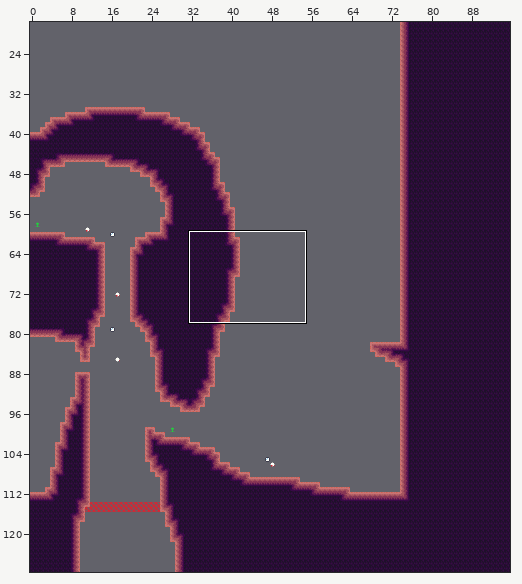
An edit to a level. Tiled map (JSON), assets/world/room/dirt4.json. Above: a wide view before the commit, with the close-up outlined.
Close-up. Earlier state:
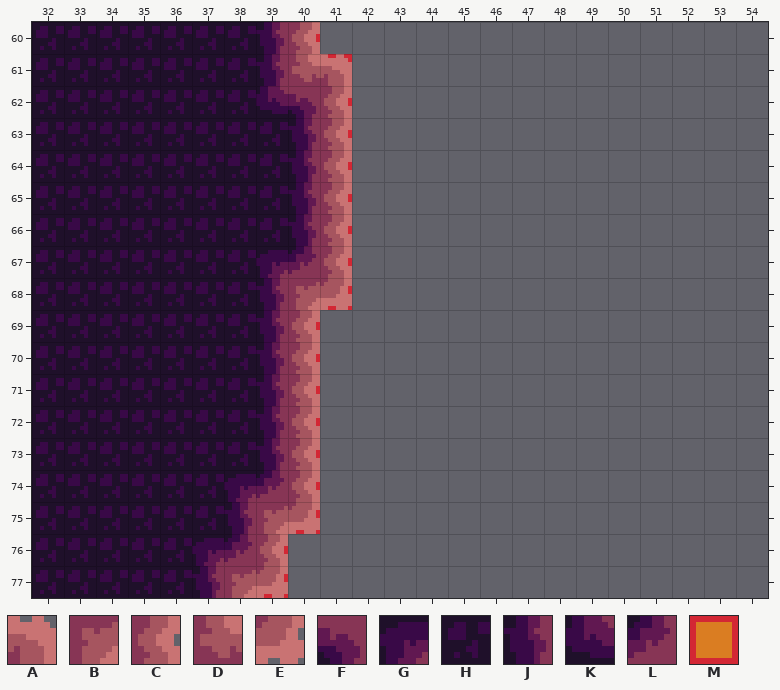
Cells are 8x8 px. Shown: x 32..54, y 60..77. The commit also changed other parts of the map, which this record leaves out.
Key: from "dirt": A 2, B 3, C 15, D 16, E 28, F 51, G 60, H 63, J 64, K 73, L 77; from "tools": M 1 "ground".
_ is an empty cell, # one hidden under a higher layer.
Layers that did not change in this view are not listed.
Layer "draft" before, first column x 32:
60 ########M______________
61 #########M_____________
62 #########M_____________
63 #########M_____________
64 #########M_____________
65 #########M_____________
66 #########M_____________
67 #########M_____________
68 #########M_____________
69 ########M______________
70 ########M______________
71 ########M______________
72 ########M______________
73 ########M______________
74 ########M______________
75 ########M______________
76 #######M_______________
77 #######M_______________
Layer "map" before, first column x 32:
60 HHHHHHHJC______________
61 HHHHHHHJDA_____________
62 HHHHHHHKFC_____________
63 HHHHHHHHJC_____________
64 HHHHHHHHJC_____________
65 HHHHHHHHJC_____________
66 HHHHHHHHJC_____________
67 HHHHHHHGLC_____________
68 HHHHHHHJBE_____________
69 HHHHHHHJC______________
70 HHHHHHHJC______________
71 HHHHHHHJC______________
72 HHHHHHHJC______________
73 HHHHHHHJC______________
74 HHHHHHGLC______________
75 HHHHHHJBE______________
76 HHHHHGLC_______________
77 HHHHHJBE_______________
Once edited:
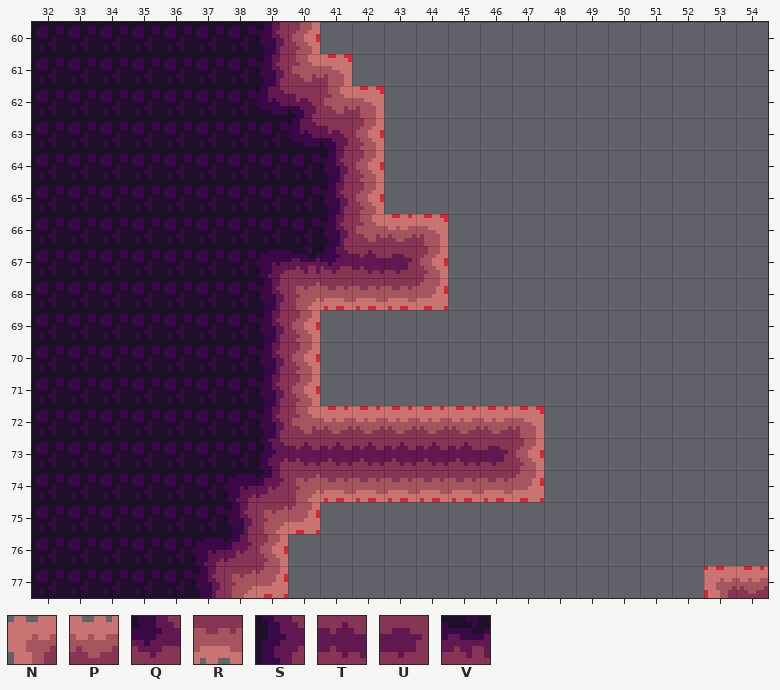
Further tiles: from "dirt": N 0, P 1, Q 24, R 27, S 35, T 47, U 48, V 76.
Difference:
Layer "draft":
Tile M is added in rows 62 to 65 at x 42; in row 66 at x 43 to 44; in row 67 at x 44; in row 68 at x 42 to 44; in row 72 at x 41 to 47; in row 73 at x 47.
Tile M is added in row 74 at x 41 to 47; in row 77 at x 53 to 54.
Layer "map":
Tile A is added in row 62 at x 42; in row 66 at x 44; in row 72 at x 47.
Tile B replaces tile C in row 74 at x 40.
Tile C is added in rows 63 to 65 at x 42; in row 67 at x 44; in row 73 at x 47.
Tile D replaces tile C in row 62 at x 41; in row 72 at x 40.
Tile D is added in row 66 at x 42.
Tile E is added in row 68 at x 44; in row 74 at x 47.
Tile F replaces tile C in row 63 at x 41.
Tile H replaces tile J in rows 64 to 66 at x 40.
Tile J replaces tile C in rows 64 to 66 at x 41.
Tile K replaces tile J in row 63 at x 40.
Tile N is added in row 77 at x 53.
Tile P is added in row 66 at x 43; in row 72 at x 41 to 46; in row 77 at x 54.
Tile Q replaces tile C in row 67 at x 41.
Tile R replaces tile E in row 68 at x 41.
Tile R is added in row 68 at x 42 to 43; in row 74 at x 41 to 46.
Tile S replaces tile J in row 73 at x 39.
Tile T replaces tile C in row 73 at x 40.
Tile T is added in row 67 at x 42; in row 73 at x 41 to 45.
Tile U is added in row 67 at x 43; in row 73 at x 46.
Tile V replaces tile L in row 67 at x 40.
Pixel boxes of the changes (left, top, right, bottom) in both close-ups:
changed: (288, 86, 448, 310)
changed: (256, 406, 544, 502)
added: (704, 566, 768, 598)
